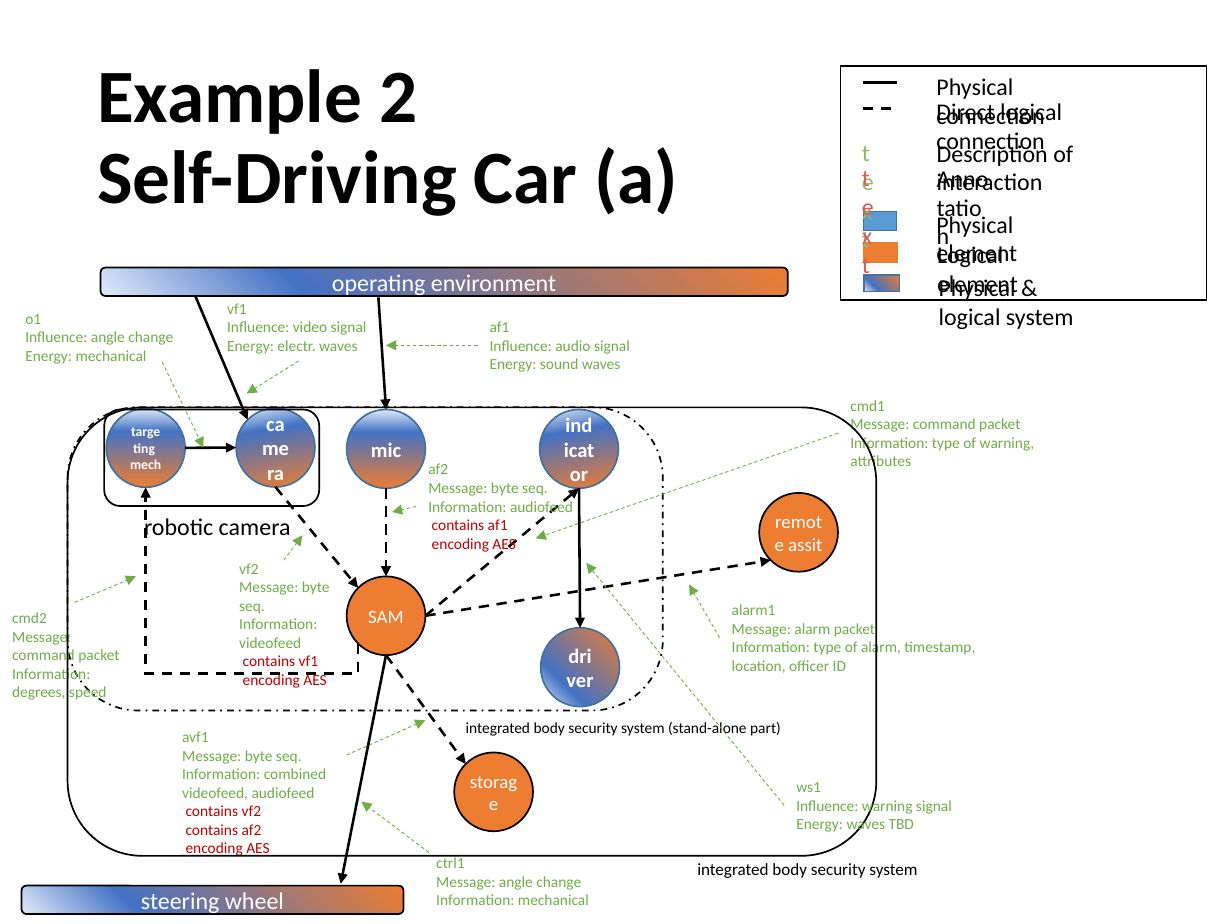
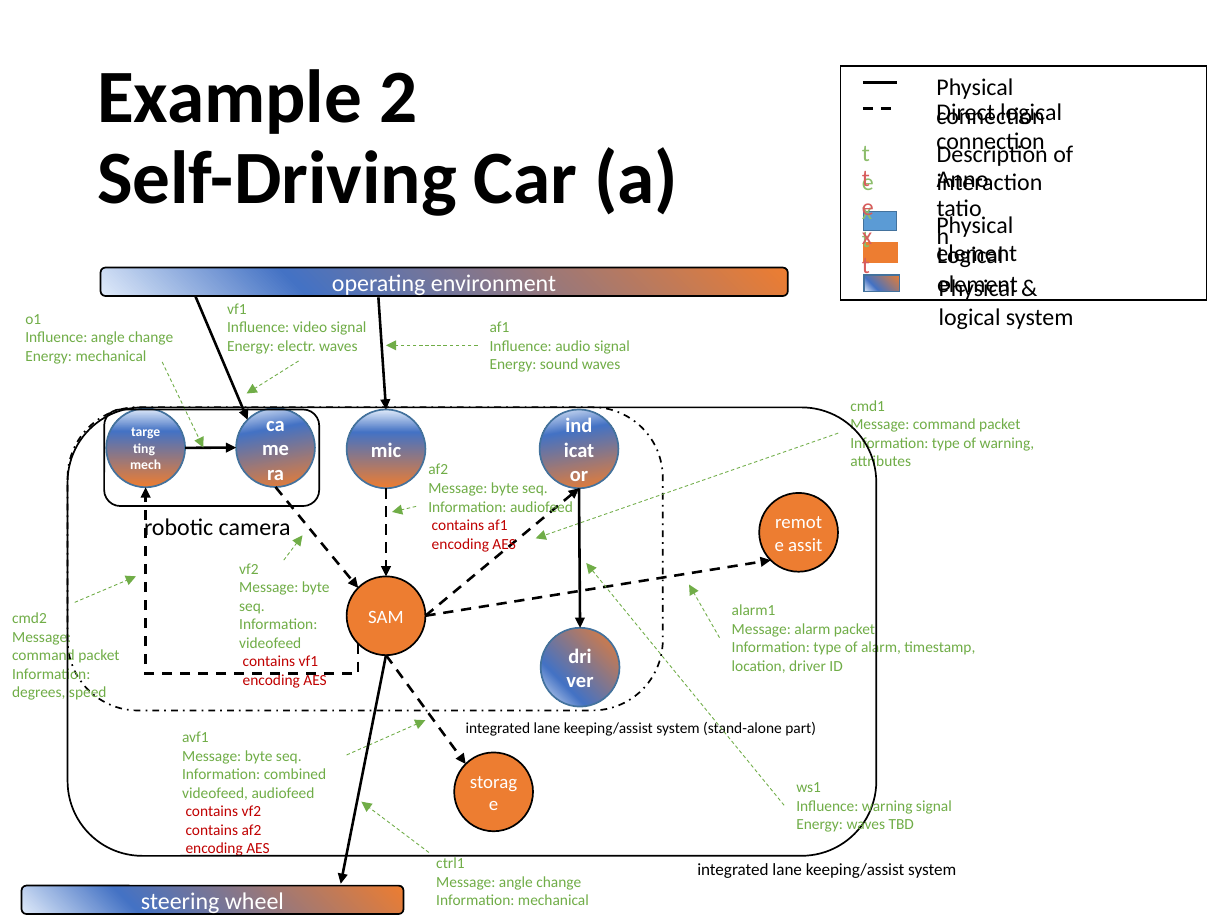
Before and after one commit to usnistgov/cpsframework, a slide deck: slide 32 of ontology/demos/demo-v2-2017-11-03.pptx. Drawn at 1232x924 pixels with LibreOffice and Linux fonts; fonts in the diff are those of the drawing. Boxes give left, top, right and bottom in pixels: in the first picture for what was removed or moved away, otherwise in the second. Text is boxed around its words. In the diff, an @@ line names an element or a change of style, - is before the commit and + after.

```diff
--- a/ontology/demos/demo-v2-2017-11-03.pptx
+++ b/ontology/demos/demo-v2-2017-11-03.pptx
@@ text at (732,639,975,673): text changed @@
-Information: type of alarm, timestamp, location, officer ID
+Information: type of alarm, timestamp, location, driver ID
@@ text at (466,719,816,737): text changed @@
-integrated body security system (stand-alone part)
+integrated lane keeping/assist system (stand-alone part)
@@ text at (697,863,956,878): text changed @@
-integrated body security system
+integrated lane keeping/assist system
```
Also in this commit, not shown: 2 other slides changed.
